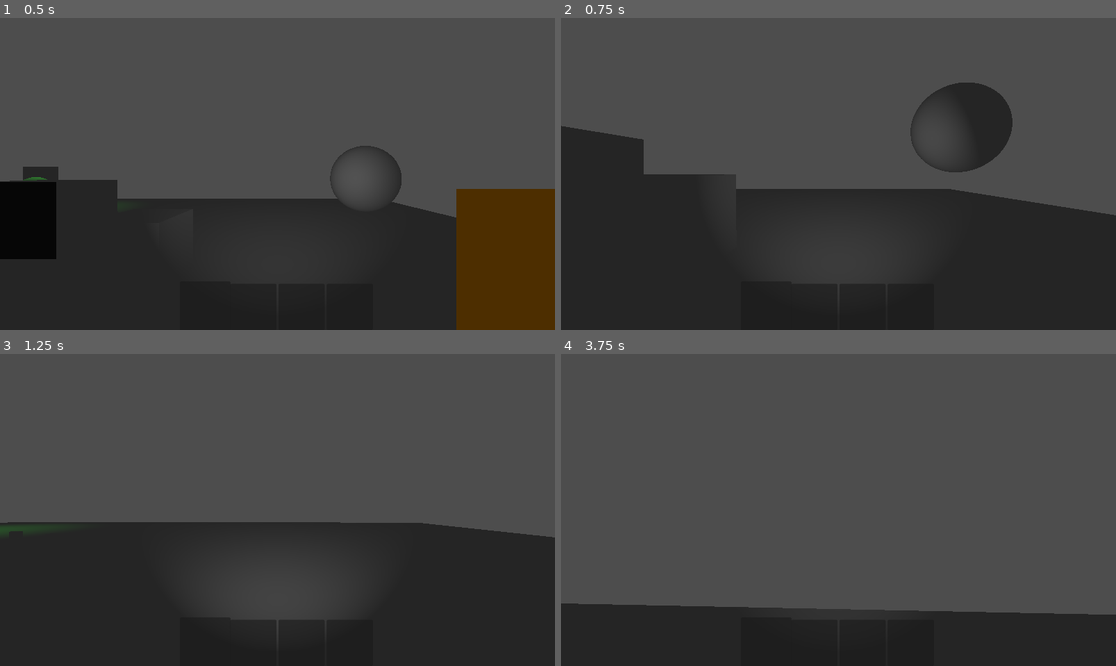
Above: before the commit, frames 1-4 (two rows, left to right).
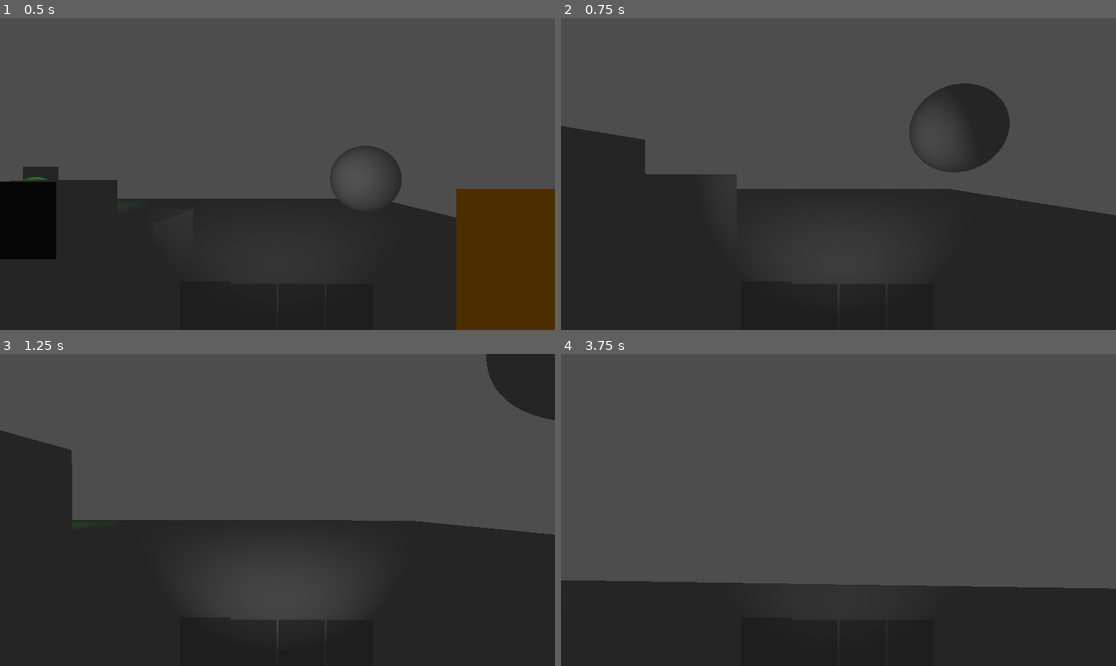
Above: after the commit, the same moments.

Repository: hadll/i-unno
Game: Godot game, scene res://scenes/playground_chloe.tscn
Same seed, same stepped clock (60 frames per second), same inputs: the game is played once before the commit and once after it. This scene is started directly instead of the project's main scene.
Inputs (mouse positions are in pixels of both pictures, inside the frame that each line leads up to):
- Up to frame 1 (0.5 s): no input
- Up to frame 2 (0.75 s): tap Enter at 0.5 s; move the mouse to (832, 180) at 0.52 s; hold W (move_forward) from 0.53 s (still down); hold Shift (move_sprint) from 0.53 s (still down); tap Ctrl (move_crouch) at 0.6 s; click (832, 180) at 0.67 s
- Up to frame 3 (1.25 s): keep holding W (move_forward); keep holding Shift (move_sprint); tap Space (move_jump) at 0.77 s
- Up to frame 4 (3.75 s): move the mouse to (877, 513) at 1.27 s; release Shift (move_sprint) at 1.28 s; tap Shift (move_sprint) at 1.35, 2.85 s; tap Space (move_jump) at 1.52, 3.02 s; tap Ctrl (move_crouch) at 1.55, 2.1, 3.05 s; move the mouse to (794, 506) at 2.02 s; hold Shift (move_sprint) 2.03-2.78 s; move the mouse to (844, 510) at 2.77 s; release W (move_forward) at 2.78 s; hold A (move_left) 2.78-3.53 s; click (844, 510) at 2.92 s; move the mouse to (816, 503) at 3.52 s; hold W (move_forward) from 3.53 s (still down); hold Shift (move_sprint) from 3.53 s (still down); tap Backspace at 3.6 s

Frame 1 is identical in both runs. In frame 2, 0.2% of the frame differs, in the area x 5-82%, y 20-59%; in frame 3, 6.2%; in frame 4, 7.9%, in the area x 0-100%, y 72-84%.
Error in both runs: Cannot call method 'shader_create_from_spirv' on a null value. (res://scripts/ditherer.gd:25)

Commit message:
basic stepping animations

Diff:
--- a/scripts/moving_player.gd
+++ b/scripts/moving_player.gd
@@ -13,15 +13,24 @@
 @export var sensitivity := 1.0
 @export var disable_gravity := false
 
+@export_group("Steps", "step_")
+@export var step_walk_distance := 1.5
+@export var step_sprint_distance := 2.0
+@export var step_bob_vertical := 0.15
+@export var step_bob_horizontal := 0.2
+@export var step_influence_velocity := 1.0
+
 @onready var jump_force := sqrt(2 * jump_height * gravity)
-
-var crouched := false
 
 @export var body: CharacterBody3D
 @export var standing_collider: CollisionShape3D
 @export var crouching_collider: CollisionShape3D
 @export var standing_mesh: MeshInstance3D
 @export var crouching_mesh: MeshInstance3D
+
+var crouched := false
+var step_progress := 0.0
+var left_step := true
 
 func _ready() -> void:
 	camera_request = PlayerCamera.me.request_camera(global_transform, self, false)
@@ -35,8 +44,11 @@
 		body.reset_physics_interpolation()
 		freecam_stop()
 
-	var target_height := crouch_height if crouched else stand_height
-	camera_point.position.y = lerpf(target_height, camera_point.position.y, exp(-delta * crouch_speed))
+	var step_factor := minf(body.velocity.length() / step_influence_velocity, 1.0) if body.is_on_floor() else 0.0
+	var target_y := (crouch_height if crouched else stand_height) - step_progress * step_bob_vertical * step_factor
+	var target_x := (-1 if left_step else 1) * sin(step_progress * PI) * step_bob_horizontal * step_factor
+	camera_point.position.y = lerpf(target_y, camera_point.position.y, exp(-delta * crouch_speed))
+	camera_point.position.x = lerpf(target_x, camera_point.position.x, exp(-delta * crouch_speed))
 
 	PlayerCamera.me.edit_request_transform(camera_request, camera_point.global_transform)
 
@@ -52,7 +64,7 @@
 
 func _physics_process(delta: float) -> void:
 	var inp := InputHandler.get_vector(&"move_left", &"move_right", &"move_forward", &"move_backward")
-	var speed := sprint_speed if InputHandler.is_action_pressed(&"move_sprint") and inp.y < 0 else walk_speed
+	var speed := sprint_speed if InputHandler.is_action_pressed(&"move_sprint") and inp.y < 0 and not crouched else walk_speed
 
 	if controlling_freecam:
 		var movement := Vector3(inp.x, InputHandler.get_axis(&"move_crouch", &"move_jump"), inp.y)
@@ -65,9 +77,14 @@
 	body.velocity.x = new_horizontal.x
 	body.velocity.z = new_horizontal.y
 
+	if body.velocity.length() < step_influence_velocity * 0.01:
+		reset_step()
+
 	if body.is_on_floor():
 		if body.velocity.y < 0:
 			body.velocity.y = 0
+			reset_step()
+			step()
 		if InputHandler.is_action_just_pressed(&"move_crouch") and not controlling_freecam:
 			if crouched:
 				var query := PhysicsRayQueryParameters3D.new()
@@ -77,16 +94,23 @@
 				var intersection := get_world_3d().direct_space_state.intersect_ray(query)
 				if intersection.size() == 0:
 					crouched = false
+					step()
 			else:
 				crouched = true
+				step()
 			standing_collider.disabled = crouched
 			crouching_collider.disabled = not crouched
 			standing_mesh.visible = not crouched
 			crouching_mesh.visible = crouched
 		if InputHandler.is_action_pressed(&"move_jump") and not crouched and not controlling_freecam:
 			body.velocity.y = jump_force
+
+		step_progress += body.velocity.length() * delta / get_step_length()
+		if step_progress > 1.0:
+			step()
 	elif not disable_gravity:
 		body.velocity.y -= gravity * delta
+
 	body.move_and_slide()
 
 func rotate_camera(by: Vector2, sens_mod: float = 1.0) -> void:
@@ -96,3 +120,18 @@
 	elif PlayerCamera.me.has_camera(self):
 		body.rotation.y -= by.x * sensitivity * sens_mod
 		camera_point.rotation.x = clamp(camera_point.rotation.x - by.y * sensitivity * sens_mod, -1.5, 1.5)
+
+func get_step_length() -> float:
+	return (
+		(step_sprint_distance if InputHandler.is_action_pressed(&"move_sprint") else step_walk_distance) *
+		(stand_height / crouch_height if crouched else 1.0)
+	)
+
+func reset_step() -> void:
+	step_progress = 0.0
+	left_step = false
+
+func step() -> void:
+	step_progress = 0.0
+	left_step = not left_step
+	# play sound?
